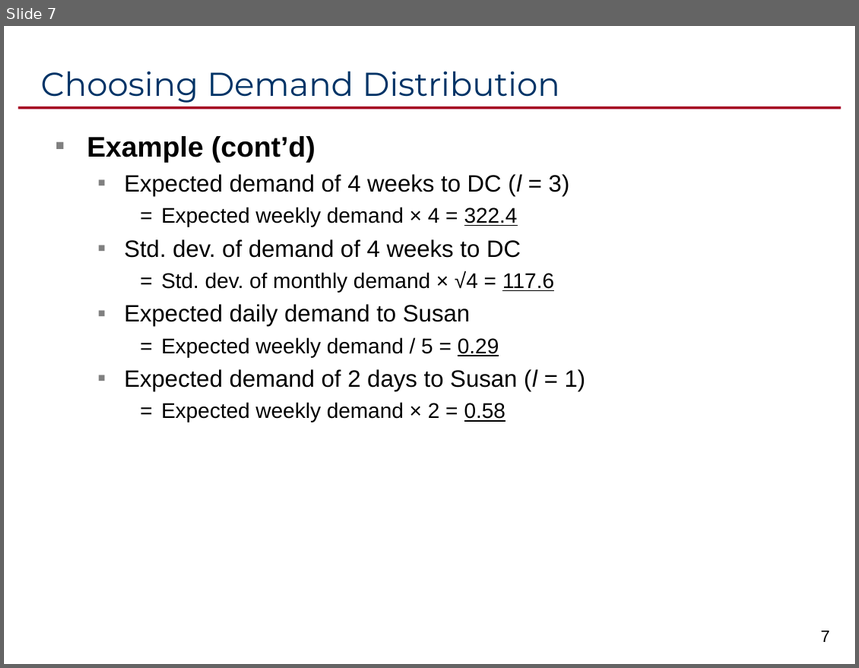
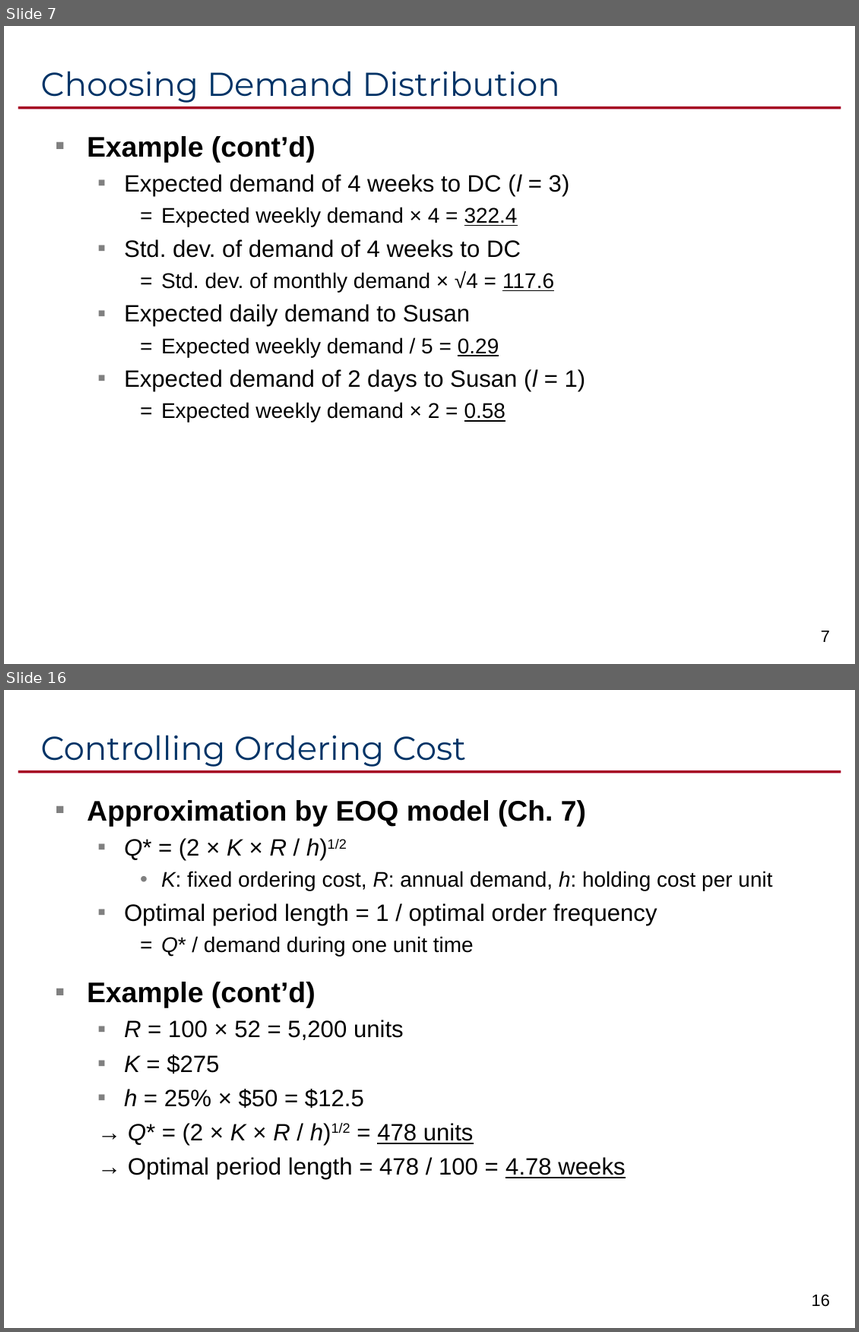
Before and after one commit to ikelab/courses, a slide deck: pm2016/c14.ppt. Shown one above the other, each under a label of ours: slide 7 before the commit, slides 7 and 16 after it; the slides between them are not shown. The pictures are 859x668 and 859x1332 pixels, drawn with LibreOffice and Linux fonts; fonts in the diff are those of the drawing. Boxes give left, top, right and bottom in pixels: in the first picture for what was removed or moved away, otherwise in the second. Text is boxed around its words. In the diff, an @@ line names an element or a change of style, - is before the commit and + after.

```diff
--- a/pm2016/c14.ppt
+++ b/pm2016/c14.ppt
@@ slide 16 added at <box>4,690,855,1328</box>, background #FFFFFF; not listed: 1 template element that a slide beside it also shows @@
@@ title added at <box>40,735,466,767</box>, 28 pt, text #003366 @@
+Controlling Ordering Cost
@@ text added at <box>87,800,772,1179</box>, 20 pt, text #000000 @@
+▪ Approximation by EOQ model (Ch. 7)
+  ▪ Q* = (2 × K × R / h)1/2
+    • K: fixed ordering cost, R: annual demand, h: holding cost per unit
+  ▪ Optimal period length = 1 / optimal order frequency
+    = Q* / demand during one unit time
+▪ Example (cont’d)
+  ▪ R = 100 × 52 = 5,200 units
+  ▪ K = $275
+  ▪ h = 25% × $50 = $12.5
+  → Q* = (2 × K × R / h)1/2 = 478 units
+  → Optimal period length = 478 / 100 = 4.78 weeks
@@ page number added at <box>812,1294,830,1307</box>, 14 pt, text #000000 @@
+16
```
Also in this commit, not shown: 5 slides changed, 9 other slides added.
